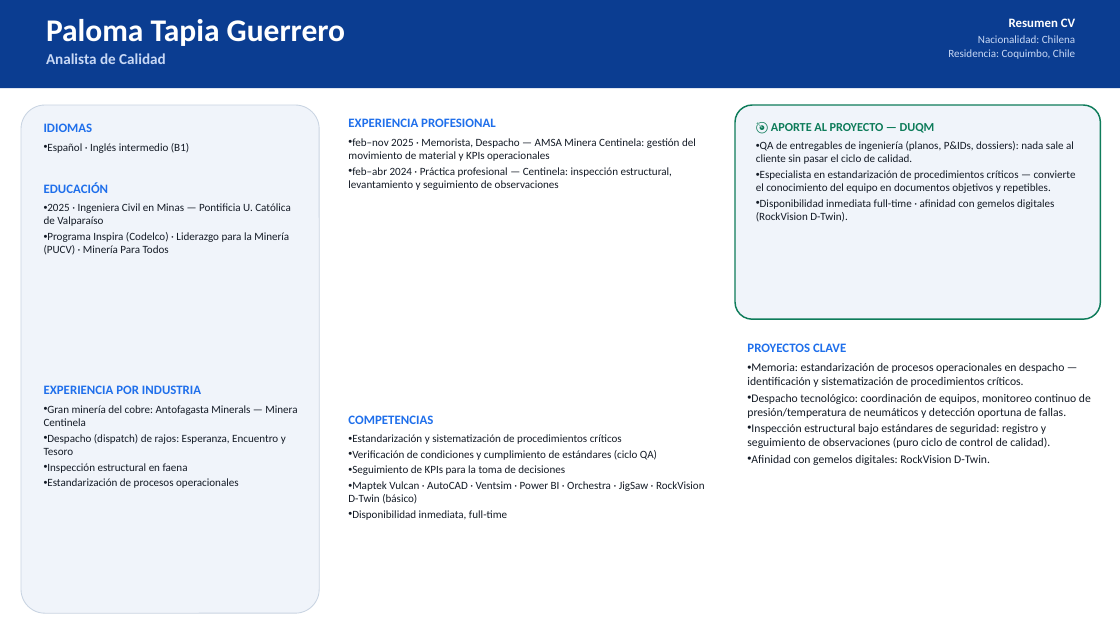
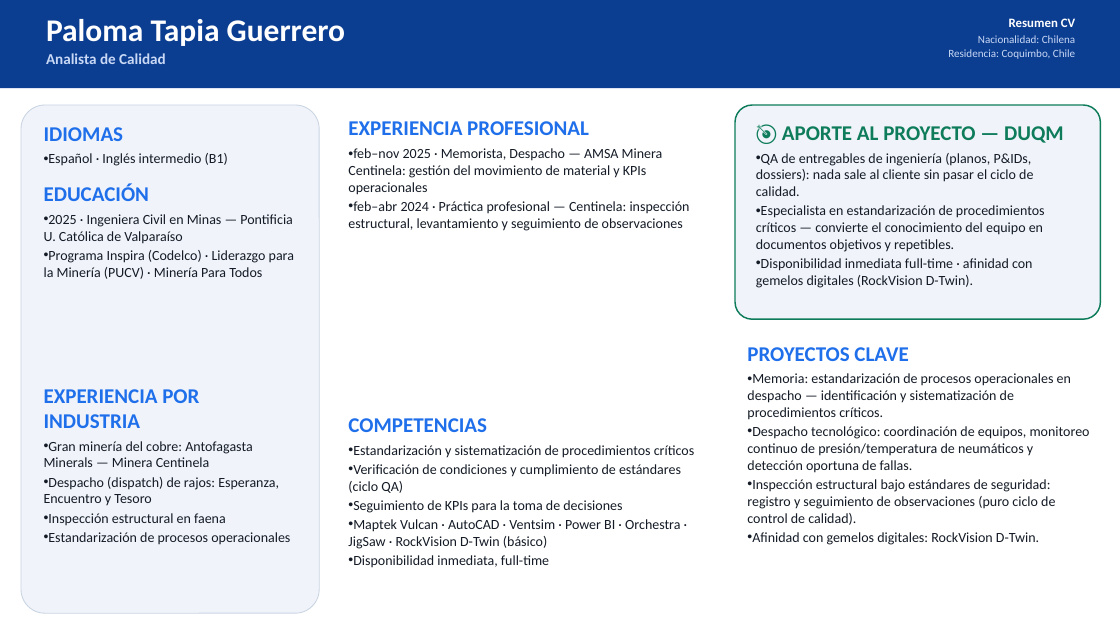
Before and after one commit to jjuri-socialmining/_DemoCustomerOps, a slide deck: slide 10 of web/og-b0d2f7a3-files/Sigma-Digital-Twins-Equipo-Duqm-ES.pptx (slide 9 before the commit). Drawn at 1120x630 pixels with LibreOffice and Linux fonts; fonts in the diff are those of the drawing. Boxes give left, top, right and bottom in pixels: in the first picture for what was removed or moved away, otherwise in the second. Text is boxed around its words. In the diff, an @@ line names an element or a change of style, - is before the commit and + after.

```diff
--- a/web/og-b0d2f7a3-files/Sigma-Digital-Twins-Equipo-Duqm-ES.pptx
+++ b/web/og-b0d2f7a3-files/Sigma-Digital-Twins-Equipo-Duqm-ES.pptx
@@ text "IDIOMAS" at box(44, 127, 228, 166): size 11 to 18 pt in "IDIOMAS"; size 9.5 to 12 pt in "Español · Inglés intermedio (B1)" @@
@@ text "EXPERIENCIA PROFESIONAL" at box(348, 121, 690, 231): size 11 to 18 pt in "EXPERIENCIA PROFESIONAL"; size 9.5 to 12 pt @@
@@ text "🎯 APORTE AL PROYECTO — ..." at box(756, 126, 1064, 288): size 10.5 to 18 pt in "🎯 APORTE AL PROYECTO — DUQM"; size 9.5 to 12 pt @@
@@ text "EDUCACIÓN" at box(44, 184, 294, 279): size 11 to 18 pt in "EDUCACIÓN"; size 9.5 to 12 pt @@
@@ text "PROYECTOS CLAVE" at box(747, 347, 1090, 545): size 11 to 18 pt in "PROYECTOS CLAVE"; size 10 to 12 pt @@
@@ text "EXPERIENCIA POR INDUSTRIA" at box(44, 389, 290, 544): size 11 to 18 pt in "EXPERIENCIA POR INDUSTRIA"; size 9.5 to 12 pt in "Gran minería del cobre: Antofagasta Minerals — ...", "Despacho (dispatch) de rajos: Esperanza, Encuentro y ...", "Inspección estructural en faena", "Estandarización de procesos operacionales" @@
@@ text "COMPETENCIAS" at box(348, 418, 694, 567): size 11 to 18 pt in "COMPETENCIAS"; size 9.5 to 12 pt @@
```
Also in this commit, not shown: 8 other slides changed, 1 slide added, 2 other files.
